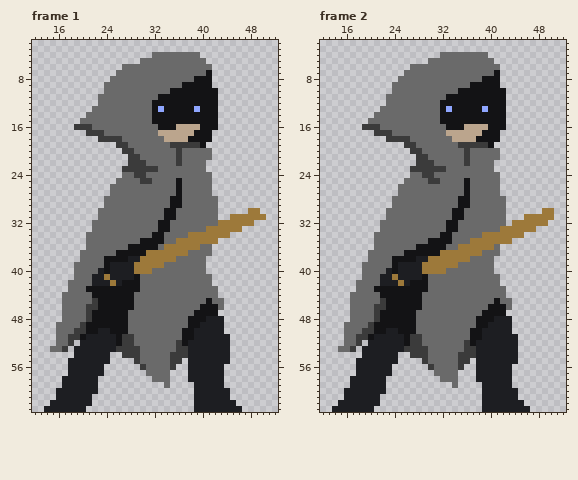
Two versions of one pixel-art file, Wizard Slash/Assets/Sprites/Wiz/wiz_idleCombat.aseprite. Above is the file before it was changed.
64x64 pixels, 5 frames. Shown: frame 1: x 12..52, y 2..63; frame 2: x 12..52, y 2..63. The commit also changed other frames, which this record leaves out.
The same view after the edit:
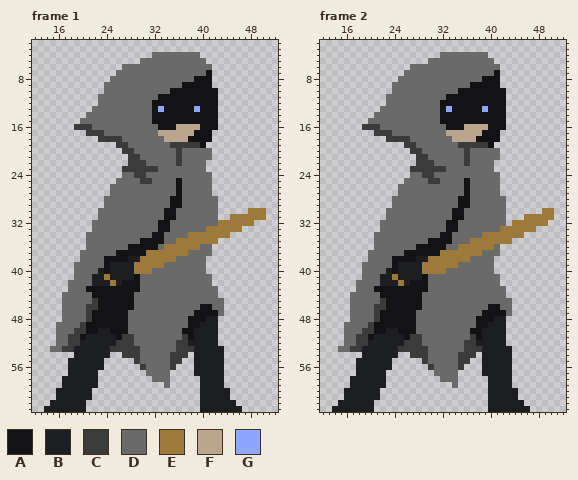
Palette (. is transparent): A #131315  B #1d1e22  C #3b3b3b  D #6a6a6a  E #9d793a  F #bba58d  G #8fa6ff
Change:
Frame 1, layers "Layer 1", "Body":
y 30: x 50 . -> E
y 45: x 41 A -> D
y 46: x 42 A -> D
y 47: x 43 . -> D
y 48..50: x 43 B -> .
y 51: x 37 A -> C; x 43..44 BB -> ..
y 52: x 19 . -> C; x 26 A -> C; x 37 A -> C; x 43..44 BB -> ..
y 53: x 18 . -> C; x 25 B -> C; x 38 B -> C; x 44 B -> .
y 54: x 38 B -> .; x 44 B -> .
y 55: x 24 B -> .; x 38 B -> .; x 44 B -> .
y 56: x 38 B -> .
y 57: x 23 B -> .; x 38 B -> .
y 58: x 38..39 BB -> ..
y 59: x 39 B -> .
y 60: x 22 B -> .; x 39 B -> .
y 61: x 39 B -> .
y 62: x 21 B -> .; x 39 B -> .
y 63: x 39 B -> .
Frame 2, layer "Body":
y 45: x 41 A -> D
y 46: x 42 A -> D
y 47: x 43 . -> D
y 48..50: x 43 B -> .
y 51: x 37 A -> C; x 43..44 BB -> ..
y 52: x 19 . -> C; x 26 A -> C; x 37 A -> C; x 43..44 BB -> ..
y 53: x 18 . -> C; x 25 B -> C; x 38 B -> C; x 44 B -> .
y 54: x 38 B -> .; x 44 B -> .
y 55: x 24 B -> .; x 38 B -> .; x 44 B -> .
y 56: x 38 B -> .
y 57: x 23 B -> .; x 38 B -> .
y 58: x 38..39 BB -> ..
y 59: x 39 B -> .
y 60: x 22 B -> .; x 39 B -> .
y 61: x 39 B -> .
y 62: x 21 B -> .; x 39 B -> .
y 63: x 39 B -> .
Boxes around the changes in both pictures, in picture pixels (x1, y1, x2, y2):
added: (260, 208, 266, 214)
changed: (182, 298, 230, 412)
changed: (68, 340, 122, 406)
changed: (470, 298, 518, 412)
changed: (356, 340, 410, 406)
